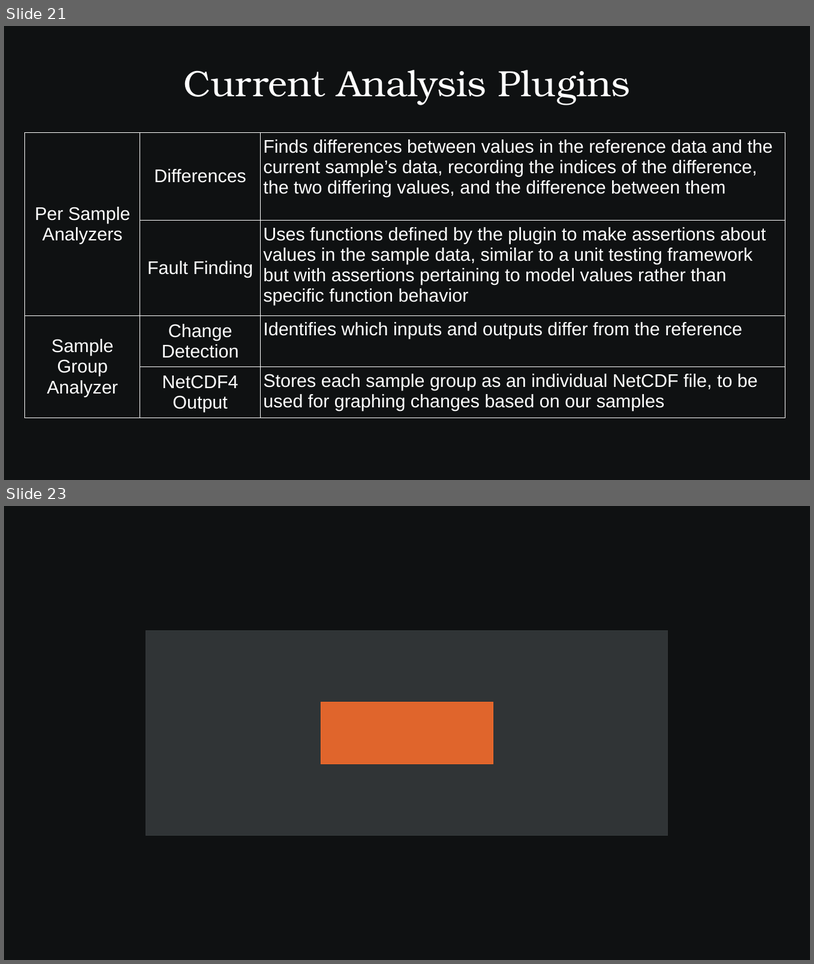
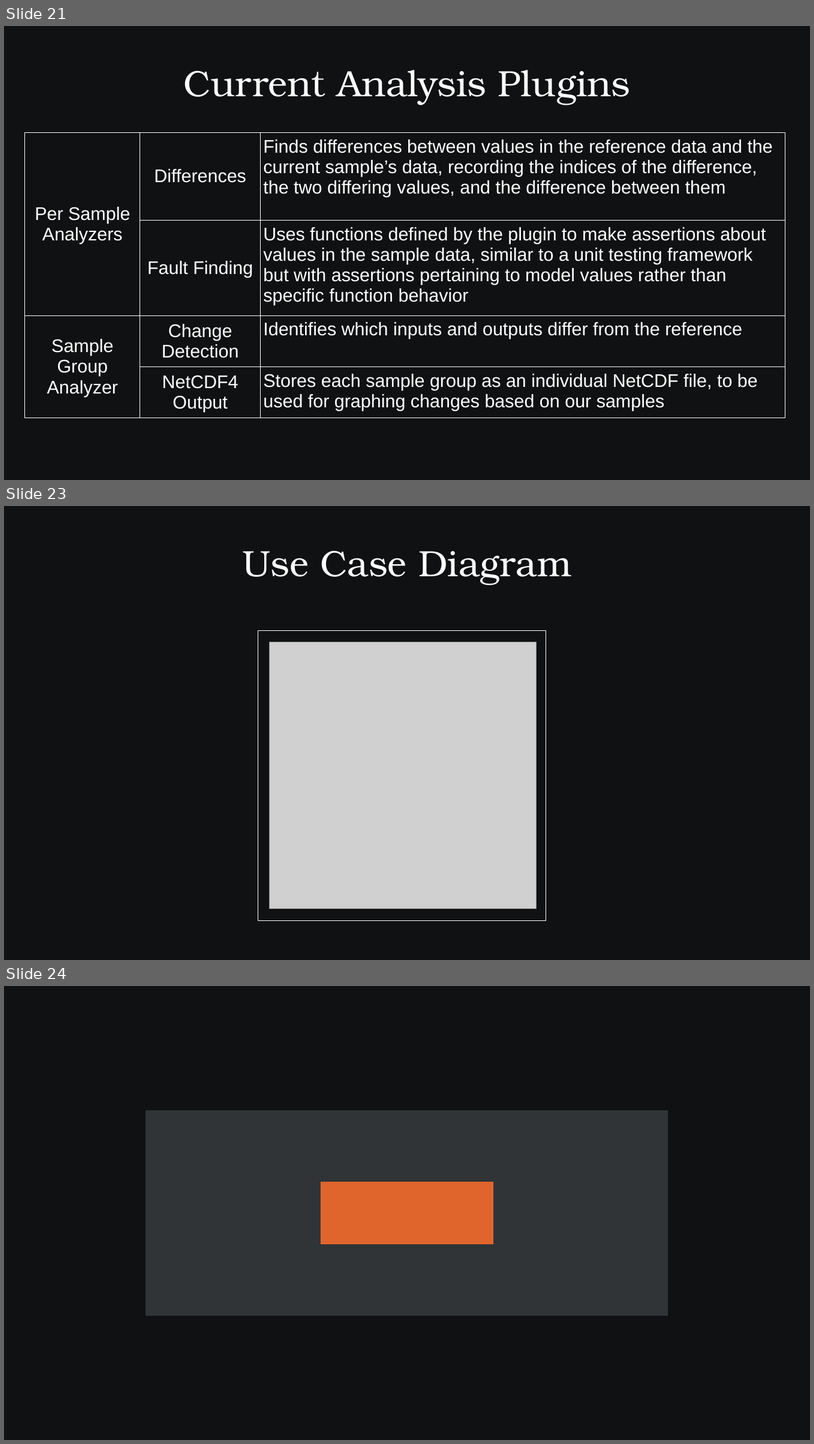
Before and after one commit to SamAllen06/lake_temp_work, a slide deck: documentation/for_collaborators/TestingSoftwareOverview.odp. Shown one above the other, each under a label of ours: slides 21 and 23 before the commit, slides 21, 23 and 24 after it; the slides between them are not shown. The pictures are 814x964 and 814x1444 pixels, drawn with LibreOffice and Linux fonts; fonts in the diff are those of the drawing; grey boxes stand for pictures. Boxes give left, top, right and bottom in pixels: in the first picture for what was removed or moved away, otherwise in the second. Text is boxed around its words. In the diff, an @@ line names an element or a change of style, - is before the commit and + after.

Commit message:
Add Use Case Diagram

```diff
--- a/documentation/for_collaborators/TestingSoftwareOverview.odp
+++ b/documentation/for_collaborators/TestingSoftwareOverview.odp
@@ slide 23 added at box(4, 506, 810, 960), background #0F1112 @@
@@ title added at box(242, 550, 572, 585), 36 pt, text #FFFFFF @@
+Use Case Diagram
@@ rectangle added at box(258, 630, 547, 920), outline #FFFFFF 0 pt @@
@@ picture added at box(270, 642, 537, 909) @@
@@ what was slide 23 is now slide 24 @@
```
Also in this commit, not shown: 1 other slide added, 1 slide removed, 2 other files.
